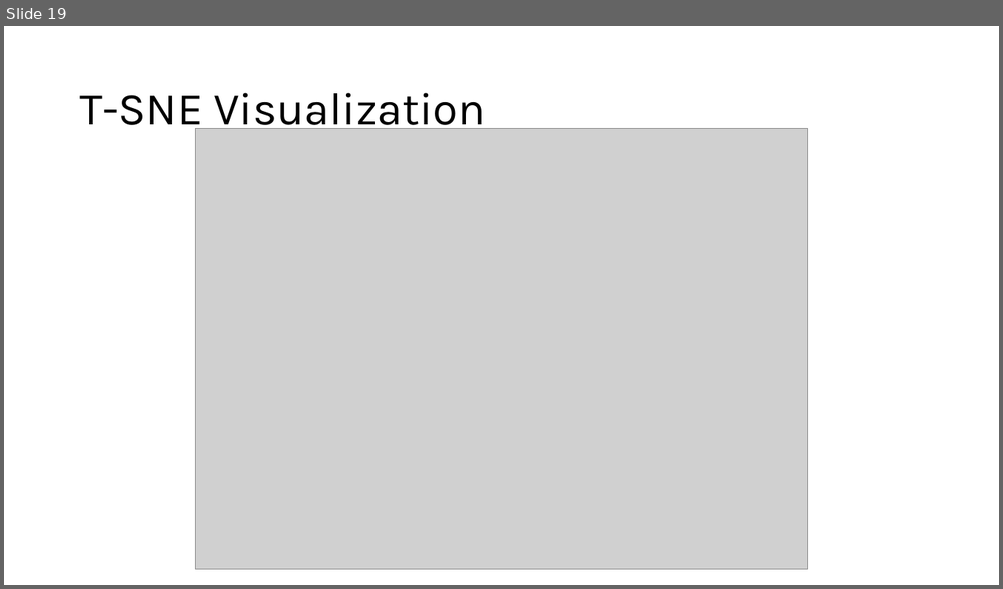
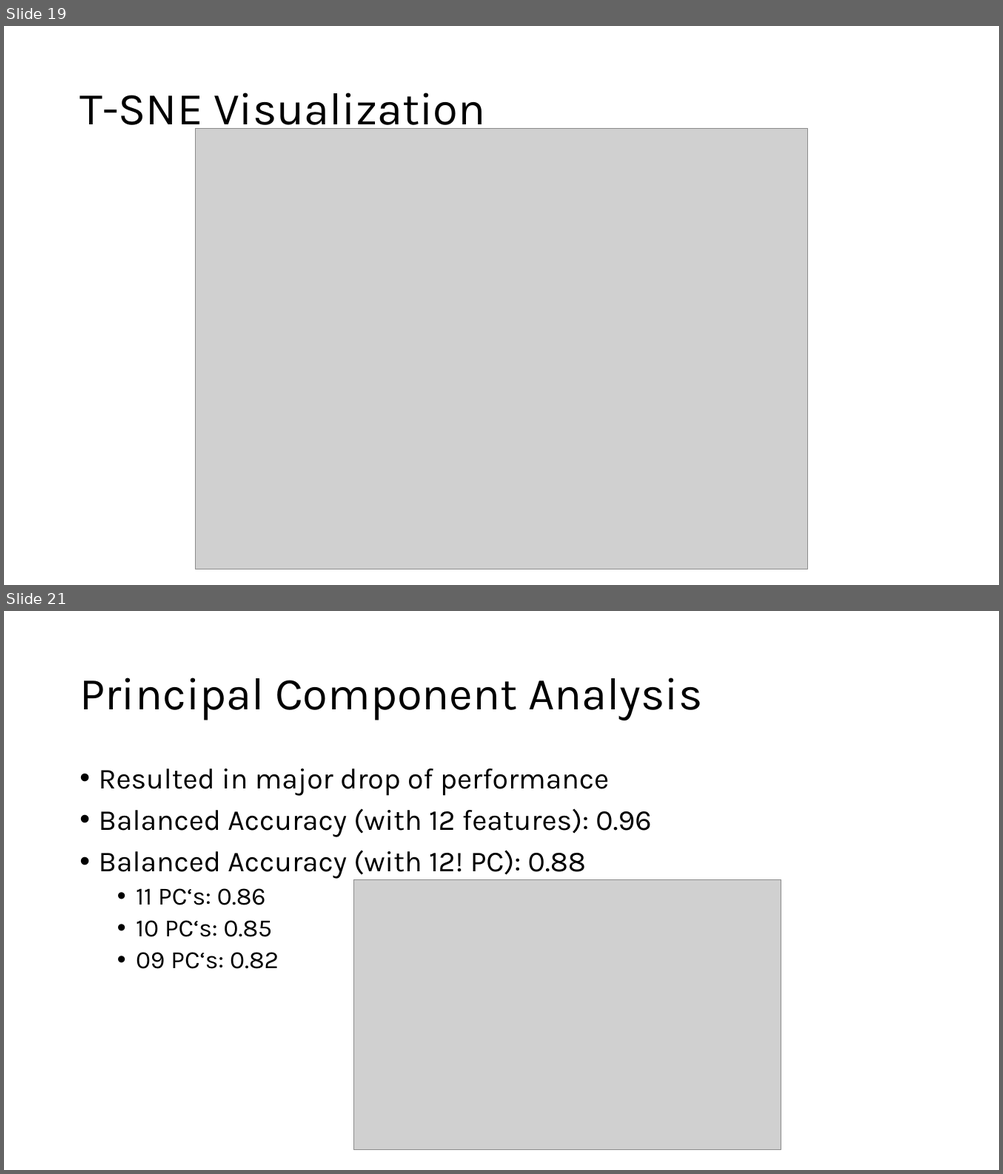
Before and after one commit to mimiep/DSML-LifeExp, a slide deck: FinalPresentation_LE.pptx. Shown one above the other, each under a label of ours: slide 19 before the commit, slides 19 and 21 after it; the slides between them are not shown. The pictures are 1003x589 and 1003x1174 pixels, drawn with LibreOffice and Linux fonts; fonts in the diff are those of the drawing; grey boxes stand for pictures. Boxes give left, top, right and bottom in pixels: in the first picture for what was removed or moved away, otherwise in the second. Text is boxed around its words. In the diff, an @@ line names an element or a change of style, - is before the commit and + after.

```diff
--- a/FinalPresentation_LE.pptx
+++ b/FinalPresentation_LE.pptx
@@ slide 21 added at [4,611,999,1170], background #FFFFFF @@
@@ title added at [79,678,702,721], 44 pt, text #000000 @@
+Principal Component Analysis
@@ text added at [99,769,651,969], 28 pt, text #000000 @@
+• Resulted in major drop of performance
+• Balanced Accuracy (with 12 features): 0.96
+• Balanced Accuracy (with 12! PC): 0.88
+  • 11 PC‘s: 0.86
+  • 10 PC‘s: 0.85
+  • 09 PC‘s: 0.82
@@ picture added at [353,880,781,1150] @@
```
Also in this commit, not shown: 2 slides changed, 9 other slides added, 3 slides removed.
